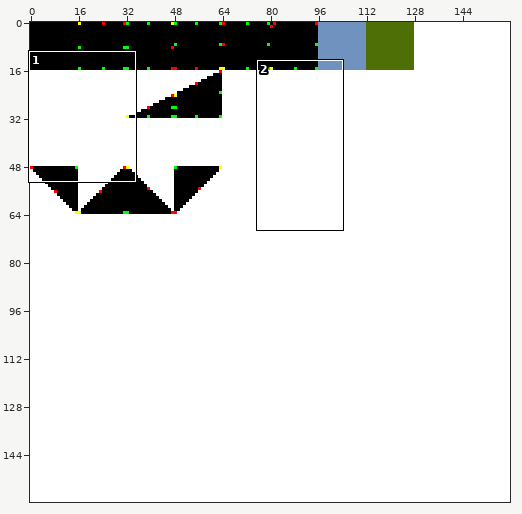
Sprite sheet -- Content/kingdom/kingdom_tileset_mask_asset_0.png. The first picture is a wide view before the edit; the outline marks the close-up.
Close-up. Before:
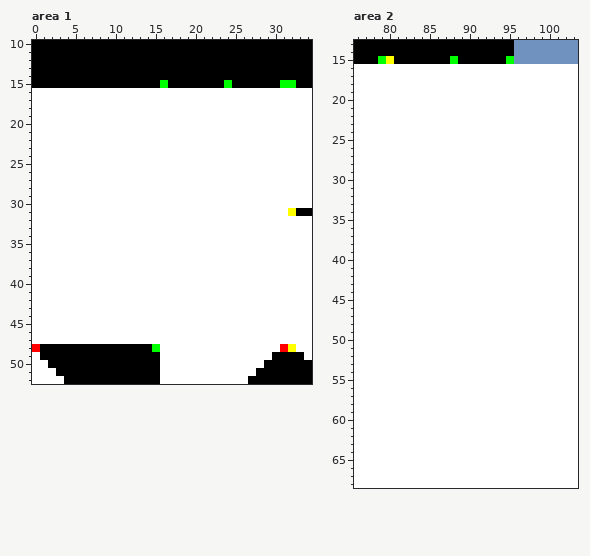
The file is 160x160 pixels. Shown: area 1: x 0..34, y 10..52; area 2: x 76..103, y 13..68.
After the commit:
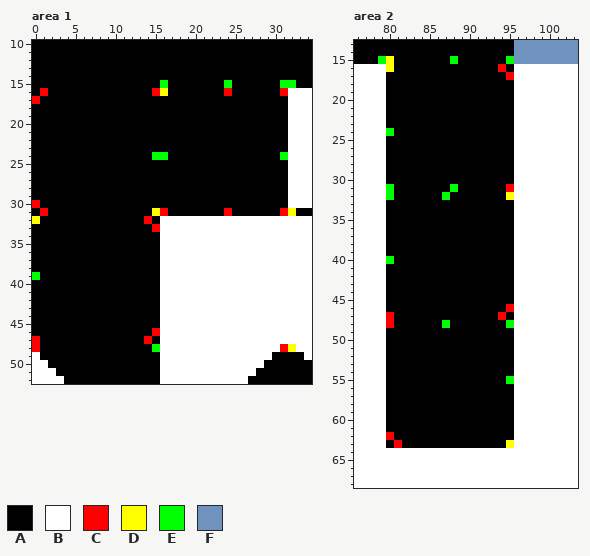
Palette (. is transparent): A #000000  B #ffffff  C #ff0000  D #ffff00  E #00ff00  F #7092be
Changes in this commit:
Area 1:
y 16: x 0..31 BBBBBBBBBBBBBBBBBBBBBBBBBBBBBBBB -> ACAAAAAAAAAAAAACDAAAAAAACAAAAAAC
y 17: x 0..31 BBBBBBBBBBBBBBBBBBBBBBBBBBBBBBBB -> CAAAAAAAAAAAAAAAAAAAAAAAAAAAAAAA
y 18..23: x 0..31 BBBBBBBBBBBBBBBBBBBBBBBBBBBBBBBB -> AAAAAAAAAAAAAAAAAAAAAAAAAAAAAAAA
y 24: x 0..31 BBBBBBBBBBBBBBBBBBBBBBBBBBBBBBBB -> AAAAAAAAAAAAAAAEEAAAAAAAAAAAAAAE
y 25..29: x 0..31 BBBBBBBBBBBBBBBBBBBBBBBBBBBBBBBB -> AAAAAAAAAAAAAAAAAAAAAAAAAAAAAAAA
y 30: x 0..31 BBBBBBBBBBBBBBBBBBBBBBBBBBBBBBBB -> CAAAAAAAAAAAAAAAAAAAAAAAAAAAAAAA
y 31: x 0..31 BBBBBBBBBBBBBBBBBBBBBBBBBBBBBBBB -> ACAAAAAAAAAAAAADCAAAAAAACAAAAAAC
y 32: x 0..15 BBBBBBBBBBBBBBBB -> DAAAAAAAAAAAAACA
y 33: x 0..15 BBBBBBBBBBBBBBBB -> AAAAAAAAAAAAAAAC
y 34..38: x 0..15 BBBBBBBBBBBBBBBB -> AAAAAAAAAAAAAAAA
y 39: x 0..15 BBBBBBBBBBBBBBBB -> EAAAAAAAAAAAAAAA
y 40..45: x 0..15 BBBBBBBBBBBBBBBB -> AAAAAAAAAAAAAAAA
y 46: x 0..15 BBBBBBBBBBBBBBBB -> AAAAAAAAAAAAAAAC
y 47: x 0..15 BBBBBBBBBBBBBBBB -> CAAAAAAAAAAAAACA
Area 2:
y 16: x 80..95 BBBBBBBBBBBBBBBB -> DAAAAAAAAAAAAACA
y 17: x 80..95 BBBBBBBBBBBBBBBB -> AAAAAAAAAAAAAAAC
y 18..23: x 80..95 BBBBBBBBBBBBBBBB -> AAAAAAAAAAAAAAAA
y 24: x 80..95 BBBBBBBBBBBBBBBB -> EAAAAAAAAAAAAAAA
y 25..30: x 80..95 BBBBBBBBBBBBBBBB -> AAAAAAAAAAAAAAAA
y 31: x 80..95 BBBBBBBBBBBBBBBB -> EAAAAAAAEAAAAAAC
y 32: x 80..95 BBBBBBBBBBBBBBBB -> EAAAAAAEAAAAAAAD
y 33..39: x 80..95 BBBBBBBBBBBBBBBB -> AAAAAAAAAAAAAAAA
y 40: x 80..95 BBBBBBBBBBBBBBBB -> EAAAAAAAAAAAAAAA
y 41..45: x 80..95 BBBBBBBBBBBBBBBB -> AAAAAAAAAAAAAAAA
y 46: x 80..95 BBBBBBBBBBBBBBBB -> AAAAAAAAAAAAAAAC
y 47: x 80..95 BBBBBBBBBBBBBBBB -> CAAAAAAAAAAAAACA
y 48: x 80..95 BBBBBBBBBBBBBBBB -> CAAAAAAEAAAAAAAE
y 49..54: x 80..95 BBBBBBBBBBBBBBBB -> AAAAAAAAAAAAAAAA
y 55: x 80..95 BBBBBBBBBBBBBBBB -> AAAAAAAAAAAAAAAE
y 56..61: x 80..95 BBBBBBBBBBBBBBBB -> AAAAAAAAAAAAAAAA
y 62: x 80..95 BBBBBBBBBBBBBBBB -> CAAAAAAAAAAAAAAA
y 63: x 80..95 BBBBBBBBBBBBBBBB -> ACAAAAAAAAAAAAAD
Boxes around the changes in both close-ups, in picture pixels (x1, y1, x2, y2):
changed: (32, 88, 288, 344)
changed: (386, 64, 514, 448)
